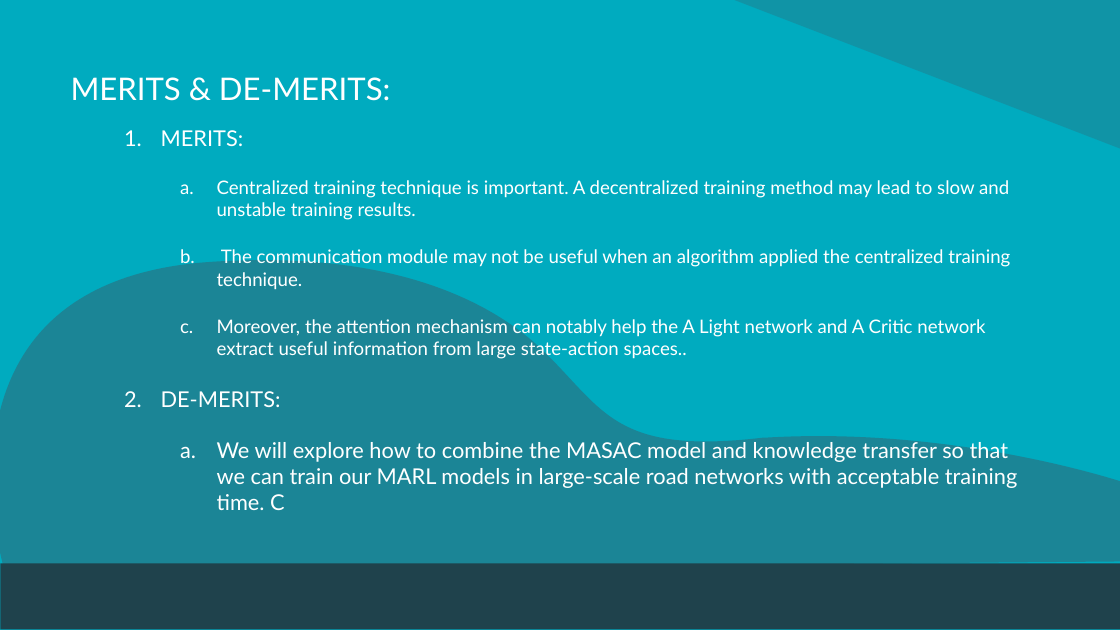
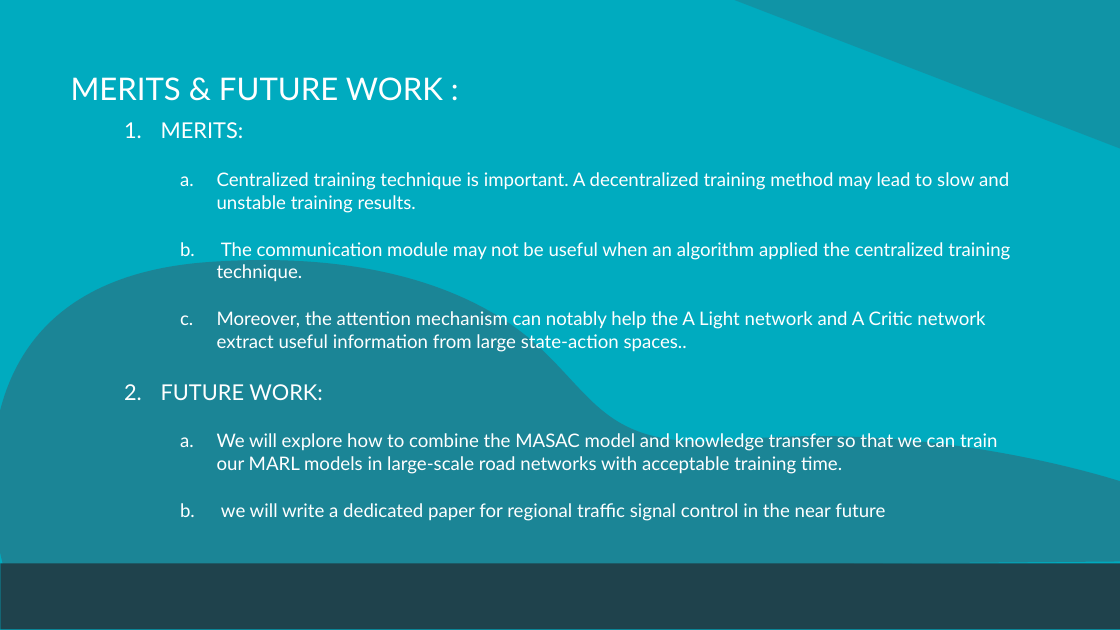
Before and after one commit to Namasivaayam-L/ResearchLab, a slide deck: slide 12 of Automatic Traffic Signal Control System.pptx (slide 9 before the commit). Drawn at 1120x630 pixels with LibreOffice and Linux fonts; fonts in the diff are those of the drawing. Boxes give left, top, right and bottom in pixels: in the first picture for what was removed or moved away, otherwise in the second. Text is boxed around its words. In the diff, an @@ line names an element or a change of style, - is before the commit and + after.

```diff
--- a/Automatic Traffic Signal Control System.pptx
+++ b/Automatic Traffic Signal Control System.pptx
@@ title at (x1=71, y1=77, x2=443, y2=101): text changed @@
-MERITS & DE-MERITS:
+MERITS & FUTURE WORK :
@@ text "MERITS:" moved from (x1=161, y1=130, x2=1018, y2=510) to (x1=161, y1=122, x2=1010, y2=521) @@
@@ text at (x1=161, y1=384, x2=997, y2=521): text changed; size 14 to 12 pt @@
-2. DE-MERITS:
-  a. We will explore how to combine the MASAC model and knowledge transfer so that we can train our MARL models in large-scale road networks with acceptable training time. C
+2. FUTURE WORK:
+  a. We will explore how to combine the MASAC model and knowledge transfer so that we can train our MARL models in large-scale road networks with acceptable training time.
+  b. we will write a dedicated paper for regional traffic signal control in the near future
```
Also in this commit, not shown: 11 other slides changed, 1 slide added, 3 slides removed, 1 other file.
